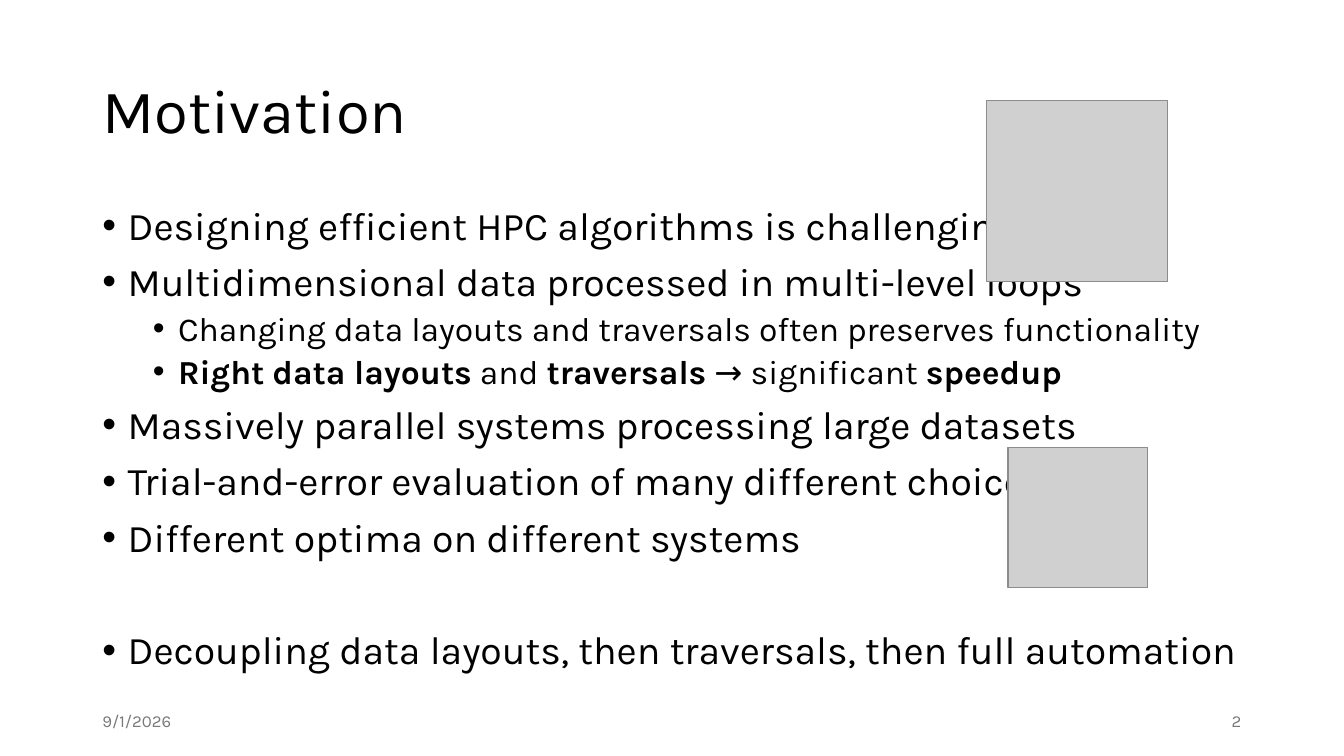
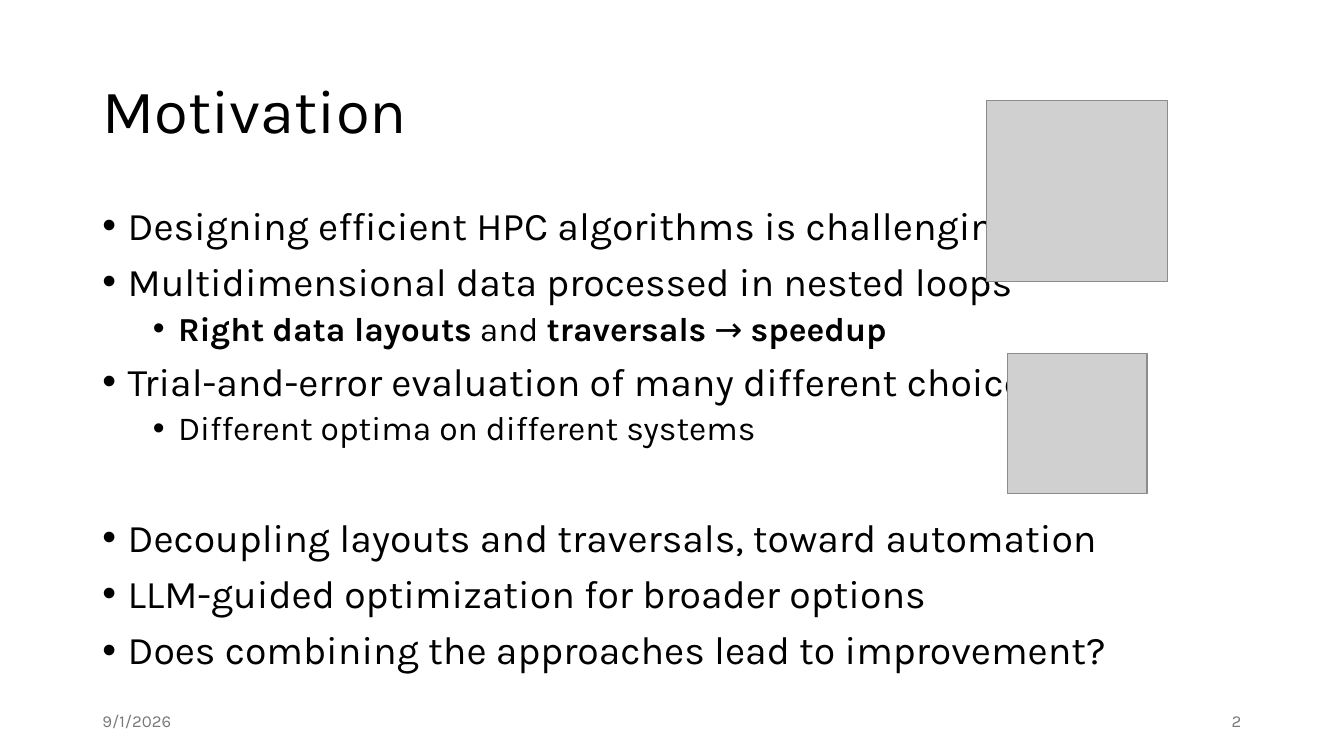
Before and after one commit to jiriklepl/phd-thesis, a slide deck: slide 2 of slides/Optimizing Memory Layouts and Traversal Orders in High-Performance Computing.pptx. Drawn at 1344x756 pixels with LibreOffice and Linux fonts; fonts in the diff are those of the drawing; grey boxes stand for pictures. Boxes give left, top, right and bottom in pixels: in the first picture for what was removed or moved away, otherwise in the second. Text is boxed around its words. In the diff, an @@ line names an element or a change of style, - is before the commit and + after.

Commit message:
some edits

```diff
--- a/slides/Optimizing Memory Layouts and Traversal Orders in High-Performance Computing.pptx
+++ b/slides/Optimizing Memory Layouts and Traversal Orders in High-Performance Computing.pptx
@@ text at <box>128,261,1012,349</box>: text changed; size 24 to 28 pt @@
-• Multidimensional data processed in multi-level loops
-  • Changing data layouts and traversals often preserves functionality
-  • Right data layouts and traversals → significant speedup
-• Massively parallel systems processing large datasets
+• Multidimensional data processed in nested loops
+  • Right data layouts and traversals → speedup
@@ picture: place and size @@
-picture at <box>1008,448,1148,588</box>
+picture at <box>1007,354,1147,494</box>
@@ text at <box>178,417,755,449</box>: size 28 to 24 pt in "Different optima on different systems"; list level 1 to 2 in "Different optima on different systems" @@
@@ text at <box>128,525,1106,674</box>: text changed @@
-• Decoupling data layouts, then traversals, then full automation
+• Decoupling layouts and traversals, toward automation
+• LLM-guided optimization for broader options
+• Does combining the approaches lead to improvement?
```
Also in this commit, not shown: 9 other slides changed, 1 slide removed.
